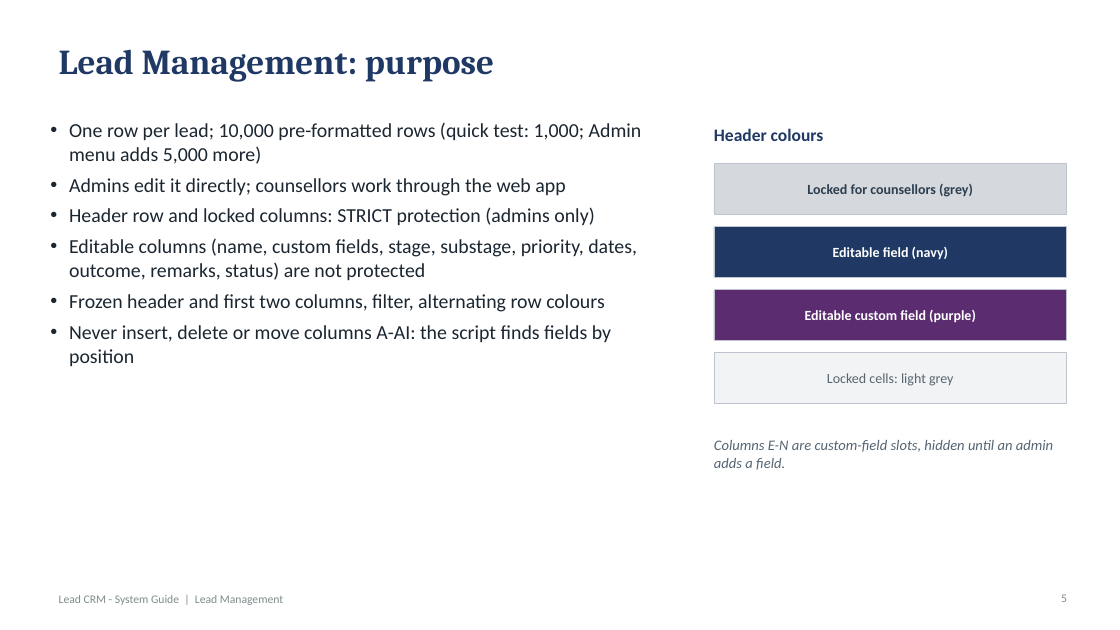
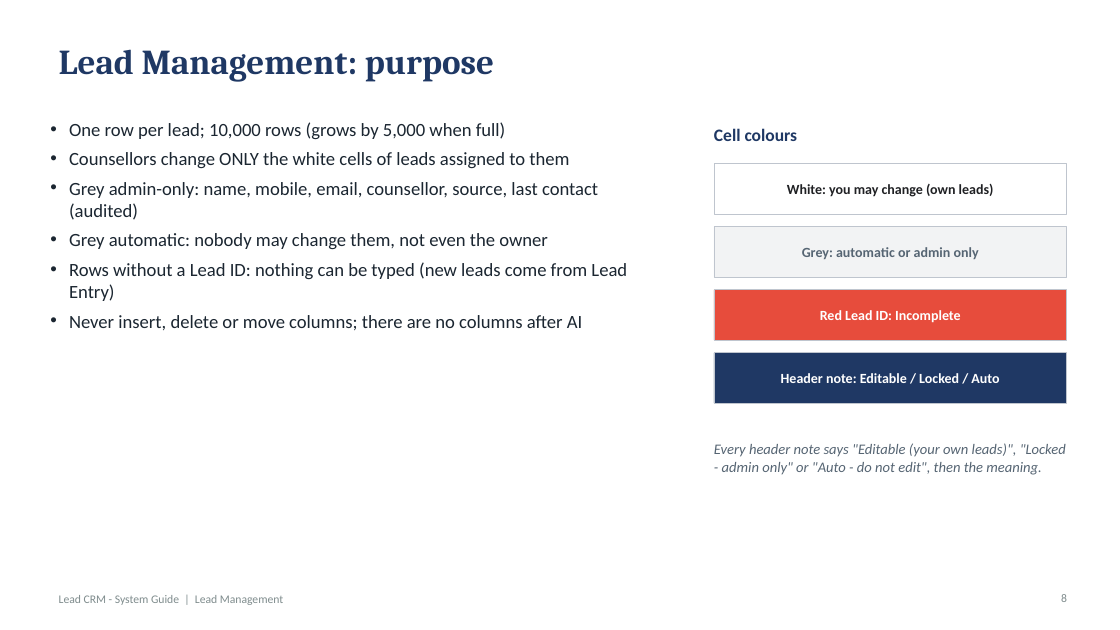
Before and after one commit to rahul123456789101112/call-centre-lead-crm, a slide deck: slide 8 of docs/Lead_CRM_System_Guide.pptx (slide 5 before the commit). Drawn at 1120x630 pixels with LibreOffice and Linux fonts; fonts in the diff are those of the drawing. Boxes give left, top, right and bottom in pixels: in the first picture for what was removed or moved away, otherwise in the second. Text is boxed around its words. In the diff, an @@ line names an element or a change of style, - is before the commit and + after.

```diff
--- a/docs/Lead_CRM_System_Guide.pptx
+++ b/docs/Lead_CRM_System_Guide.pptx
@@ text at (x1=69, y1=122, x2=627, y2=330): text changed; size 17 to 16 pt @@
-• One row per lead; 10,000 pre-formatted rows (quick test: 1,000; Admin menu adds 5,000 more)
-• Admins edit it directly; counsellors work through the web app
-• Header row and locked columns: STRICT protection (admins only)
-• Editable columns (name, custom fields, stage, substage, priority, dates, outcome, remarks, status) are not protected
-• Frozen header and first two columns, filter, alternating row colours
-• Never insert, delete or move columns A-AI: the script finds fields by position
+• One row per lead; 10,000 rows (grows by 5,000 when full)
+• Counsellors change ONLY the white cells of leads assigned to them
+• Grey admin-only: name, mobile, email, counsellor, source, last contact (audited)
+• Grey automatic: nobody may change them, not even the owner
+• Rows without a Lead ID: nothing can be typed (new leads come from Lead Entry)
+• Never insert, delete or move columns; there are no columns after AI
@@ text at (x1=714, y1=128, x2=798, y2=141): text changed @@
-Header colours
+Cell colours
@@ rectangle at (x1=714, y1=164, x2=1067, y2=214): fill #D5D8DC to #FFFFFF @@
@@ text at (x1=787, y1=184, x2=994, y2=197): text changed; text colour #2C3E50 to #202124 @@
-Locked for counsellors (grey)
+White: you may change (own leads)
@@ rectangle at (x1=714, y1=227, x2=1067, y2=277): fill #1F3864 to #F2F3F4 @@
@@ text at (x1=802, y1=247, x2=979, y2=259): text changed; text colour #FFFFFF to #566573 @@
-Editable field (navy)
+Grey: automatic or admin only
@@ rectangle at (x1=714, y1=290, x2=1067, y2=340): fill #5B2C6F to #E74C3C @@
@@ text at (x1=820, y1=310, x2=960, y2=322): text changed @@
-Editable custom field (purple)
+Red Lead ID: Incomplete
@@ rectangle at (x1=714, y1=353, x2=1067, y2=403): fill #F2F3F4 to #1F3864 @@
@@ text at (x1=781, y1=373, x2=999, y2=383): text changed; text colour #566573 to #FFFFFF; bold on @@
-Locked cells: light grey
+Header note: Editable / Locked / Auto
@@ text at (x1=714, y1=443, x2=1066, y2=475): text changed @@
-Columns E-N are custom-field slots, hidden until an admin adds a field.
+Every header note says "Editable (your own leads)", "Locked - admin only" or "Auto - do not edit", then the meaning.
@@ page number at (x1=1061, y1=594, x2=1067, y2=602): text changed @@
-5
+8
```
Also in this commit, not shown: 51 other slides changed, 22 slides added, 13 slides removed.
